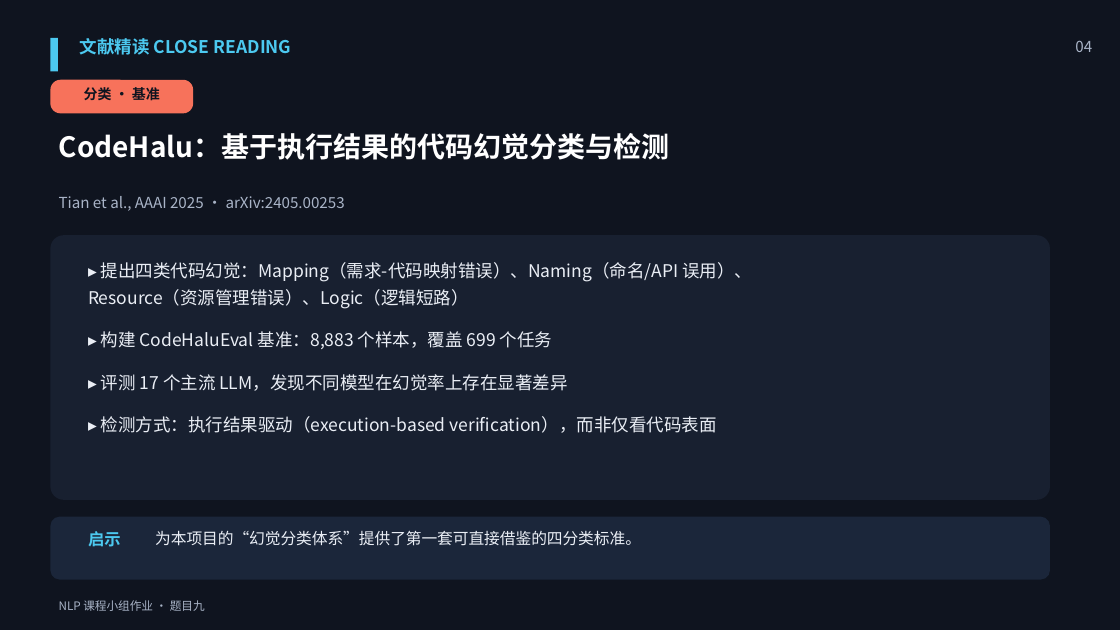
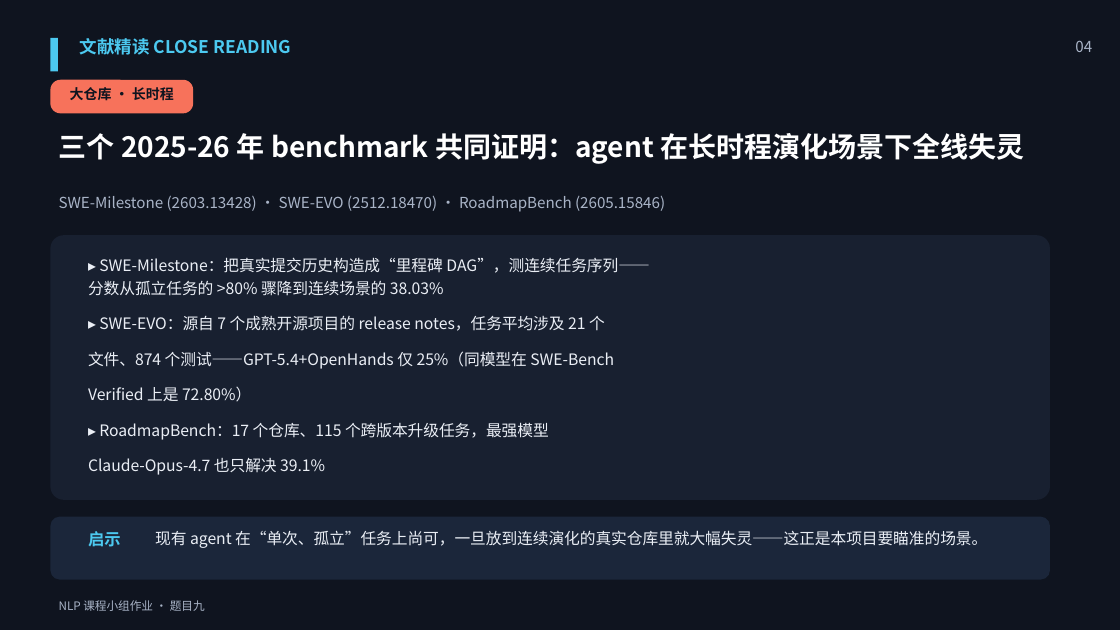
Before and after one commit to Nictheboy/college-nlp-lab, a slide deck: slide 5 of slides/topic9_literature_review.pptx. Drawn at 1120x630 pixels with LibreOffice and Linux fonts; fonts in the diff are those of the drawing. Boxes give left, top, right and bottom in pixels: in the first picture for what was removed or moved away, otherwise in the second. Text is boxed around its words. In the diff, an @@ line names an element or a change of style, - is before the commit and + after.

```diff
--- a/slides/topic9_literature_review.pptx
+++ b/slides/topic9_literature_review.pptx
@@ text at [70, 87, 174, 101]: text changed @@
-分类 · 基准
+大仓库 · 长时程
@@ text at [59, 133, 1024, 164]: text changed @@
-CodeHalu：基于执行结果的代码幻觉分类与检测
+三个 2025-26 年 benchmark 共同证明：agent 在长时程演化场景下全线失灵
@@ text at [59, 196, 665, 212]: text changed @@
-Tian et al., AAAI 2025 · arXiv:2405.00253
+SWE-Milestone (2603.13428) · SWE-EVO (2512.18470) · RoadmapBench (2605.15846)
@@ text at [88, 257, 649, 475]: text changed; size 15 to 13.5 pt @@
-▸ 提出四类代码幻觉：Mapping（需求-代码映射错误）、Naming（命名/API 误用）、
-Resource（资源管理错误）、Logic（逻辑短路）
-▸ 构建 CodeHaluEval 基准：8,883 个样本，覆盖 699 个任务
-▸ 评测 17 个主流 LLM，发现不同模型在幻觉率上存在显著差异
-▸ 检测方式：执行结果驱动（execution-based verification），而非仅看代码表面
+▸ SWE-Milestone：把真实提交历史构造成“里程碑 DAG”，测连续任务序列——
+分数从孤立任务的 >80% 骤降到连续场景的 38.03%
+▸ SWE-EVO：源自 7 个成熟开源项目的 release notes，任务平均涉及 21 个
+文件、874 个测试——GPT-5.4+OpenHands 仅 25%（同模型在 SWE-Bench
+Verified 上是 72.80%）
+▸ RoadmapBench：17 个仓库、115 个跨版本升级任务，最强模型
+Claude-Opus-4.7 也只解决 39.1%
@@ text at [155, 530, 987, 548]: text changed @@
-为本项目的“幻觉分类体系”提供了第一套可直接借鉴的四分类标准。
+现有 agent 在“单次、孤立”任务上尚可，一旦放到连续演化的真实仓库里就大幅失灵——这正是本项目要瞄准的场景。
```
Also in this commit, not shown: 10 other slides changed, 20 other files.
